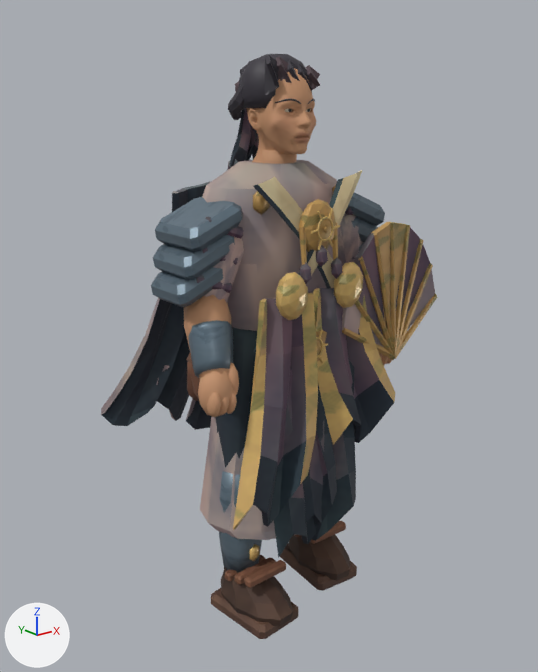
The glTF model public/assets/models/hana.glb: old version first, new version second.
Before and after are seen from a camera (50 mm lens) standing at (-1.403, -1.713, 1.567) and looking at (0.077, 0.137, 0.827). The lights are fixed; the arrows at lower left show +X, +Y and +Z. The picture after the commit comes second. Vertices at exactly the same position are counted once.

The first picture shows 'hana'.
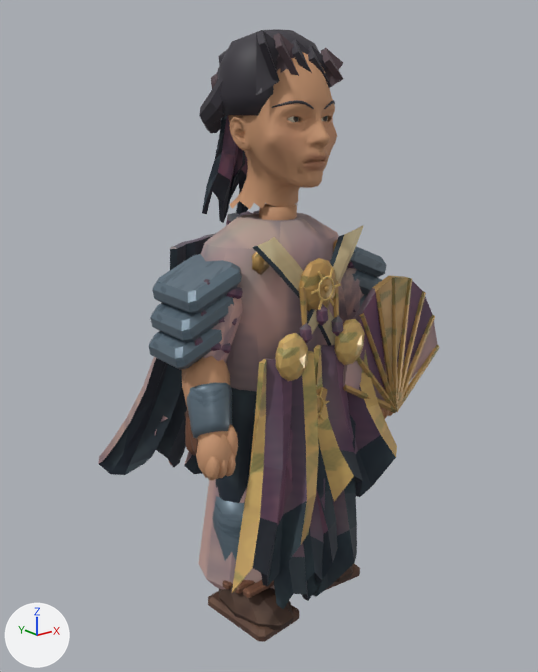
Boxes (x1, y1, x2, y2) around the edits, measured in the pictures (538 x 672 px; the box of a moved part takes in the faces that stretch with it):
'hana', reshaped: before (101, 54, 437, 639); after (98, 29, 439, 642)
part 1 of me_hana_color_and_skin, moved or reshaped: before (253, 191, 270, 215); after (252, 252, 269, 275)
part 2 of me_hana_color_and_skin, moved or reshaped (mostly hidden): before (332, 185, 336, 195); after (333, 239, 338, 252)
part 3 of me_hana_color_and_skin, moved or reshaped: before (316, 337, 323, 358); after (317, 395, 324, 416)
part 4 of me_hana_color_and_skin, moved or reshaped: before (317, 216, 334, 242); after (318, 276, 334, 301)
part 5 of me_hana_color_and_skin, moved or reshaped: before (329, 208, 333, 218); after (329, 267, 334, 277)
part 6 of me_hana_color_and_skin, moved or reshaped: before (317, 211, 323, 220); after (318, 271, 324, 280)
part 7 of me_hana_color_and_skin, moved or reshaped: before (310, 229, 319, 234); after (311, 289, 319, 294)
part 8 of me_hana_color_and_skin, moved or reshaped: before (318, 240, 322, 250); after (318, 300, 323, 310)
part 9 of me_hana_color_and_skin, moved or reshaped (mostly hidden): before (190, 359, 200, 399); after (188, 419, 198, 454)
part 10 of me_hana_color_and_skin, moved or reshaped: before (200, 417, 296, 540); after (198, 479, 275, 589)
part 11 of me_hana_color_and_skin, moved or reshaped: before (276, 272, 308, 320); after (275, 333, 308, 381)
part 12 of me_hana_color_and_skin, moved or reshaped: before (334, 262, 363, 308); after (334, 319, 365, 365)
part 13 of me_hana_color_and_skin, moved or reshaped: before (274, 368, 337, 558); after (274, 427, 338, 609)
part 14 of me_hana_color_and_skin, moved or reshaped: before (293, 358, 356, 541); after (303, 413, 357, 597)
part 15 of me_hana_color_and_skin, moved or reshaped: before (151, 54, 437, 639); after (149, 29, 439, 642)
part 16 of me_hana_color_and_skin, surface changed: before (101, 65, 435, 638); after (98, 49, 438, 636)
part 17 of me_hana_color_and_skin, recoloured: before (101, 72, 436, 624); after (98, 57, 438, 629)

What changed in the scene script:
```text
Change me_hana_color_and_skin:
    used by ob_hana; location = (0.0, 0.0, 0.0)
    remove me_hana_color_and_skin.from_pydata(...)  # 6087 vertices, 11584 faces; spans x -0.4..0.52, y -0.26..0.58, z -0.01..1.69
    add me_hana_color_and_skin.from_pydata(...)  # 6087 vertices, 11584 faces; spans x -0.41..0.54, y -0.27..0.6, z -0.01..1.76
    me_hana_color_and_skin part 1: the loose piece of 12 vertices spanning x -0.18..-0.12, y -0.12..-0.1, z 1.27..1.35 is moved by (-0.01, 0.0, -0.16)
    me_hana_color_and_skin part 2: the loose piece of 12 vertices spanning x 0.12..0.18, y -0.12..-0.1, z 1.27..1.35 is moved by (0.01, 0.0, -0.16)
    me_hana_color_and_skin part 3: the loose piece of 96 vertices spanning x -0.03..0.03, y -0.18, z 0.85..0.91 is moved by (0.0, -0.01, -0.18)
    me_hana_color_and_skin part 4: the loose piece of 96 vertices spanning x -0.03..0.03, y -0.21, z 1.2..1.27 is moved by (0.0, -0.01, -0.17)
    me_hana_color_and_skin part 5: the loose piece of 10 vertices spanning x 0.01..0.03, y -0.21..-0.2, z 1.26..1.29 is moved by (0.0, -0.01, -0.17)
    me_hana_color_and_skin part 6: the loose piece of 10 vertices spanning x -0.03..-0.01, y -0.21..-0.2, z 1.26..1.29 is moved by (0.0, -0.01, -0.17)
    me_hana_color_and_skin part 7: the loose piece of 10 vertices spanning x -0.05..-0.03, y -0.21..-0.2, z 1.23..1.24 is moved by (0.0, -0.01, -0.17)
    me_hana_color_and_skin part 8: the loose piece of 10 vertices spanning x -0.03..-0.01, y -0.21..-0.2, z 1.18..1.21 is moved by (0.0, -0.01, -0.17)
    me_hana_color_and_skin part 9: the loose piece of 42 vertices spanning x -0.28..-0.13, y -0.04..0.13, z 0.66..0.94 is moved by (-0.01, 0.0, -0.18)
    me_hana_color_and_skin part 10: the loose piece of 56 vertices spanning x -0.26..0.26, y -0.17..0.22, z 0.27..0.83 is scaled about its middle by 1.04, then moved by (0.0, 0.0, -0.19)
    me_hana_color_and_skin part 11: the loose piece of 42 vertices spanning x -0.16..-0.05, y -0.23..-0.17, z 0.99..1.12 is moved by (0.0, -0.01, -0.17)
    me_hana_color_and_skin part 12: the loose piece of 42 vertices spanning x 0.05..0.16, y -0.23..-0.17, z 0.99..1.12 is moved by (0.0, -0.01, -0.17)
    me_hana_color_and_skin part 13: the loose piece of 70 vertices spanning x -0.18..0.08, y -0.24..-0.12, z 0.22..0.85 is scaled about its middle by 1.04, then moved by (0.0, -0.01, -0.19)
    me_hana_color_and_skin part 14: the loose piece of 70 vertices spanning x -0.1..0.18, y -0.25..-0.12, z 0.22..0.85 is scaled about its middle by 1.04, then moved by (0.0, -0.01, -0.19)
    me_hana_color_and_skin part 15: 5344 of 6087 vertices moved; they spanned x -0.4..0.52, y -0.26..0.58, z -0.01..1.69 and now span x -0.41..0.54, y -0.27..0.6, z -0.01..1.76; mean shift (0.0, -0.01, -0.1); largest move (0.03, 0.53, 0.36) -> (0.03, 0.55, 0.16)
    me_hana_color_and_skin part 16: 4307 kept faces spanning x -0.38..0.54, y -0.27..0.6, z -0.01..1.75 get new texture (UV) coordinates
    me_hana_color_and_skin part 17: 4345 kept faces spanning x -0.41..0.54, y -0.27..0.6, z -0.01..1.72 get new vertex colours
    other edits to the shape of me_hana_color_and_skin do not show in these pictures
```
